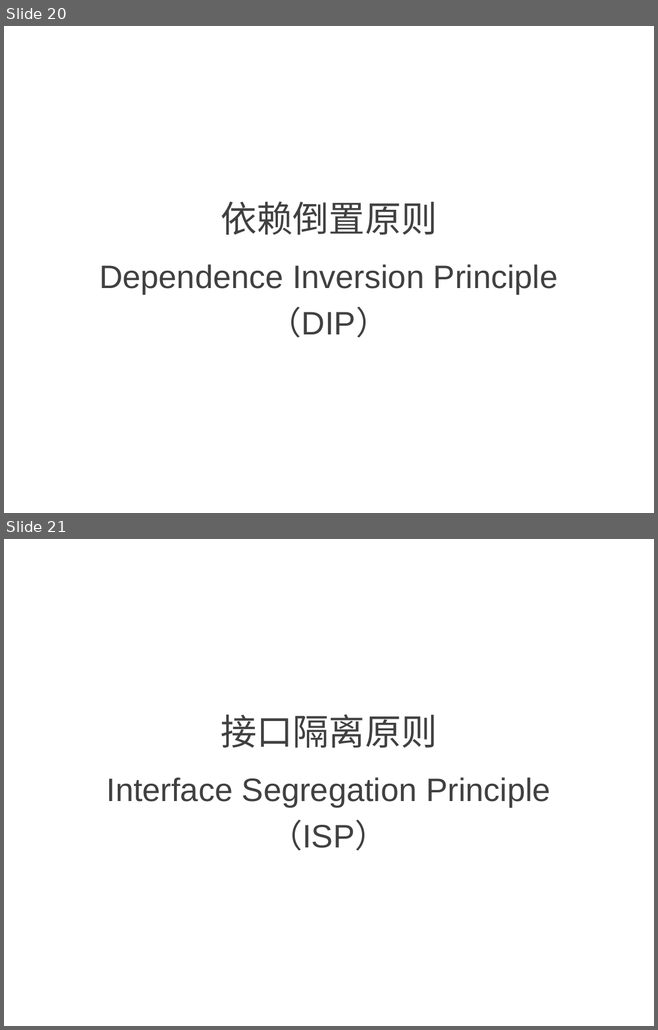
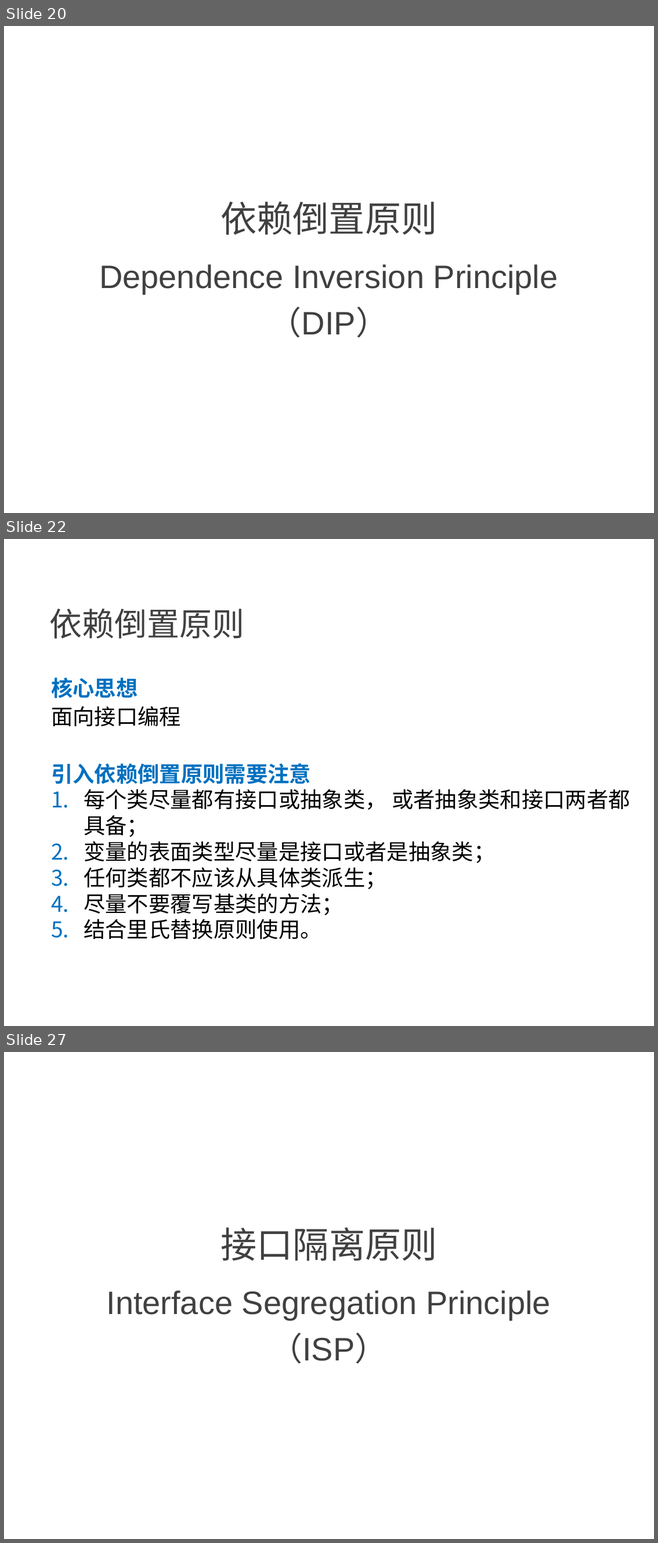
Before and after one commit to NewGr8Player/My-PPT, a slide deck: Design pattern/23种设计模式详解.pptx. Shown one above the other, each under a label of ours: slides 20 and 21 before the commit, slides 20, 22 and 27 after it; the slides between them are not shown. The pictures are 658x1030 and 658x1543 pixels, drawn with LibreOffice and Linux fonts; fonts in the diff are those of the drawing. Boxes give left, top, right and bottom in pixels: in the first picture for what was removed or moved away, otherwise in the second. Text is boxed around its words. In the diff, an @@ line names an element or a change of style, - is before the commit and + after.

Commit message:
增加依赖倒置原则

```diff
--- a/Design pattern/23种设计模式详解.pptx
+++ b/Design pattern/23种设计模式详解.pptx
@@ slide 22 added at (x1=4, y1=539, x2=654, y2=1026), background #FFFFFF @@
@@ text added at (x1=49, y1=609, x2=244, y2=639), 36 pt, text #404040 @@
+依赖倒置原则
@@ text added at (x1=51, y1=678, x2=630, y2=939), 24 pt, text #000000 @@
+核心思想
+面向接口编程
+引入依赖倒置原则需要注意
+1. 每个类尽量都有接口或抽象类， 或者抽象类和接口两者都具备；
+2. 变量的表面类型尽量是接口或者是抽象类；
+3. 任何类都不应该从具体类派生；
+4. 尽量不要覆写基类的方法；
+5. 结合里氏替换原则使用。
@@ what was slide 21 is now slide 27 @@
```
Also in this commit, not shown: 2 slides changed, 5 other slides added, 4 other files.
